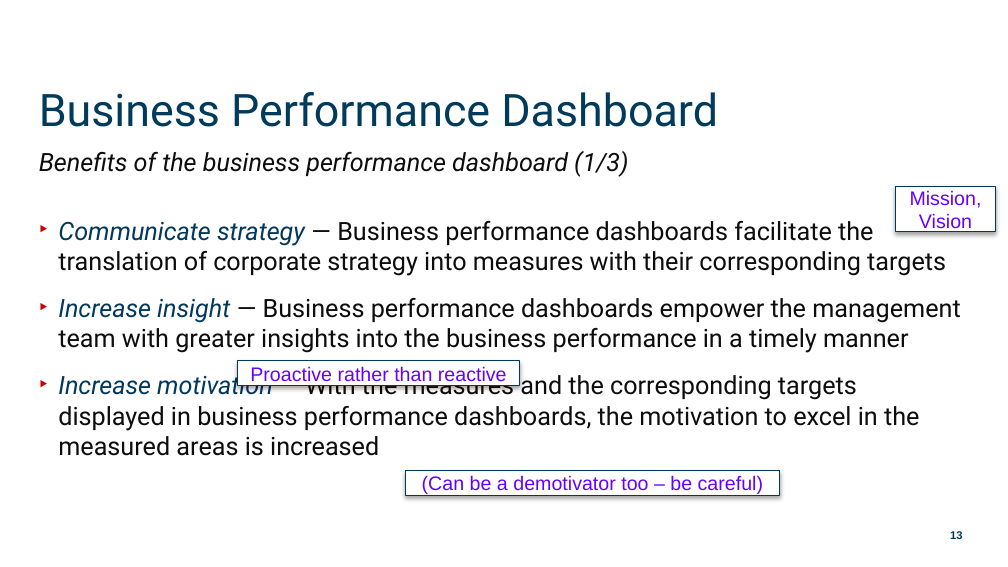
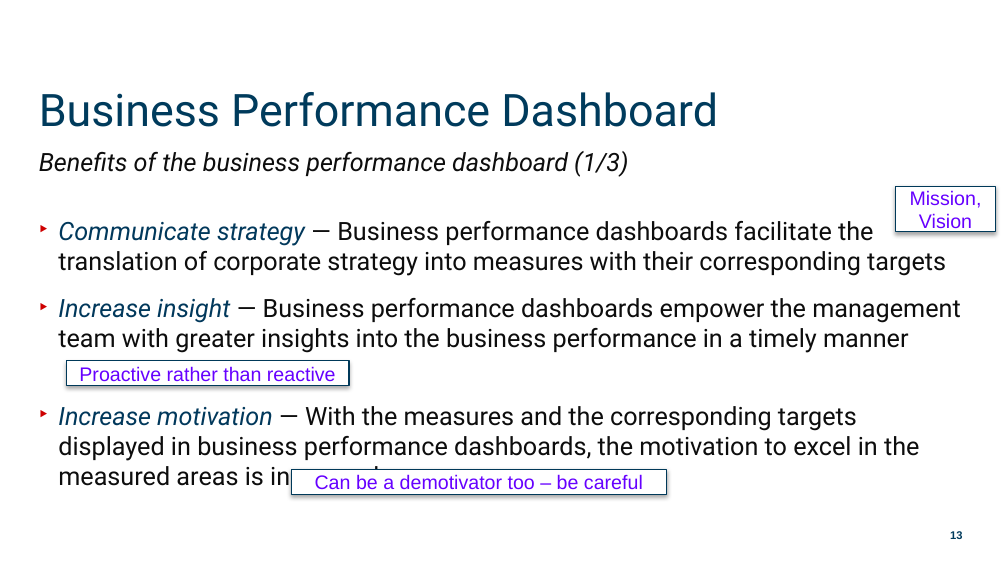
Before and after one commit to munishkumar-gh/munishkumar-gh.github.io, a slide deck: slide 13 of SuSS/2022_ANL201_Viz_Biz/3_Lecture/ANL201 Study Unit 6_2022 - Lecturer.pptx. Drawn at 1008x567 pixels with LibreOffice and Linux fonts; fonts in the diff are those of the drawing; background and template pictures are left out. Boxes give left, top, right and bottom in pixels: in the first picture for what was removed or moved away, otherwise in the second. Text is boxed around its words. In the diff, an @@ line names an element or a change of style, - is before the commit and + after.

```diff
--- a/SuSS/2022_ANL201_Viz_Biz/3_Lecture/ANL201 Study Unit 6_2022 - Lecturer.pptx
+++ b/SuSS/2022_ANL201_Viz_Biz/3_Lecture/ANL201 Study Unit 6_2022 - Lecturer.pptx
@@ text "Communicate strategy — Business performance ..." rewrapped from (58,221,960,456) to (58,221,960,491) @@
@@ rectangle "Proactive rather than reactive": place and size @@
-rectangle "Proactive rather than reactive" at (238,361,520,386)
+rectangle "Proactive rather than reactive" at (67,361,349,386)
@@ rectangle "Can be a demotivator too ...": place and size @@
-rectangle "Can be a demotivator too ..." at (405,471,780,496)
+rectangle "Can be a demotivator too ..." at (291,470,666,495)
@@ text in rectangle at (315,474,643,490): text changed @@
-(Can be a demotivator too – be careful)
+Can be a demotivator too – be careful
```
